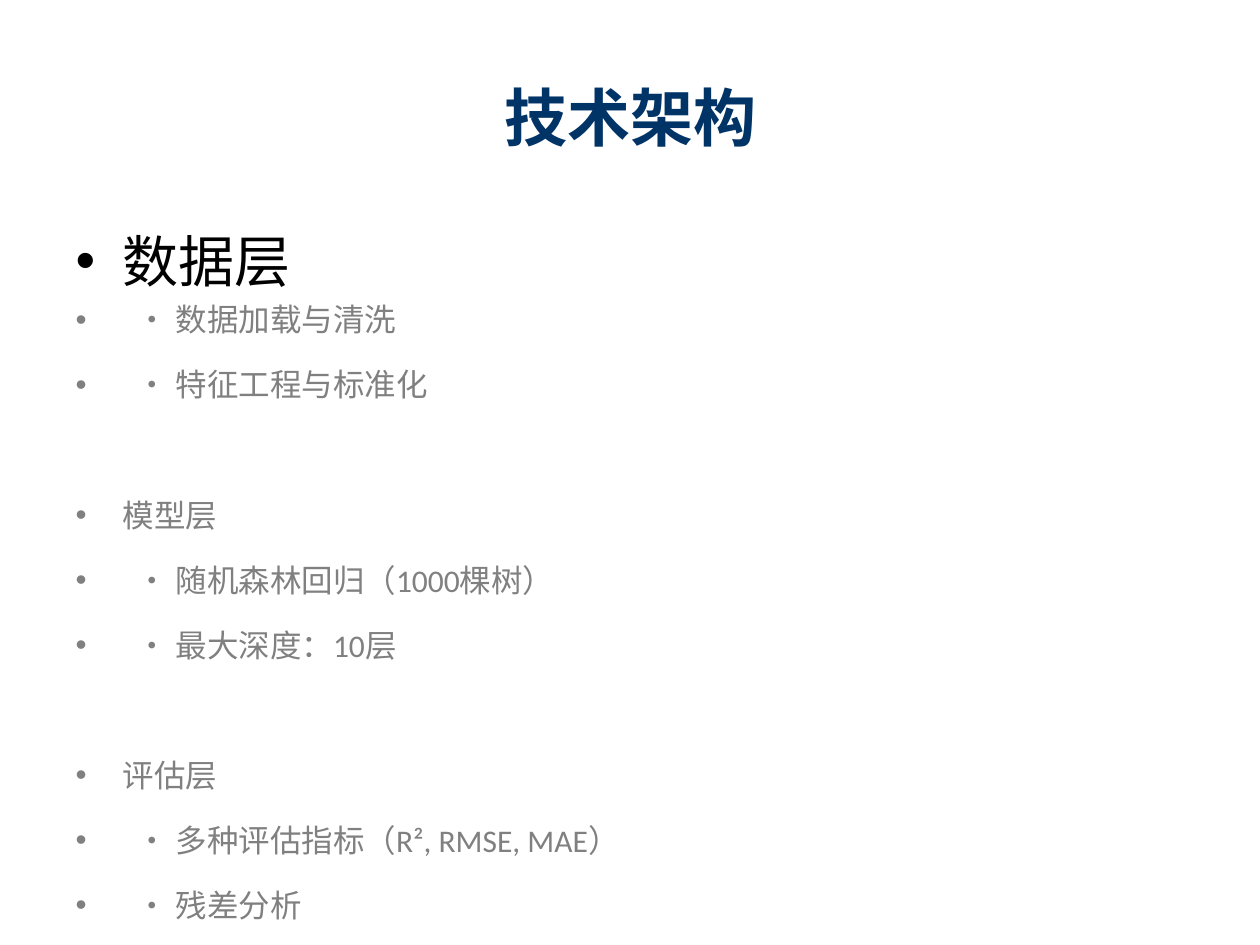
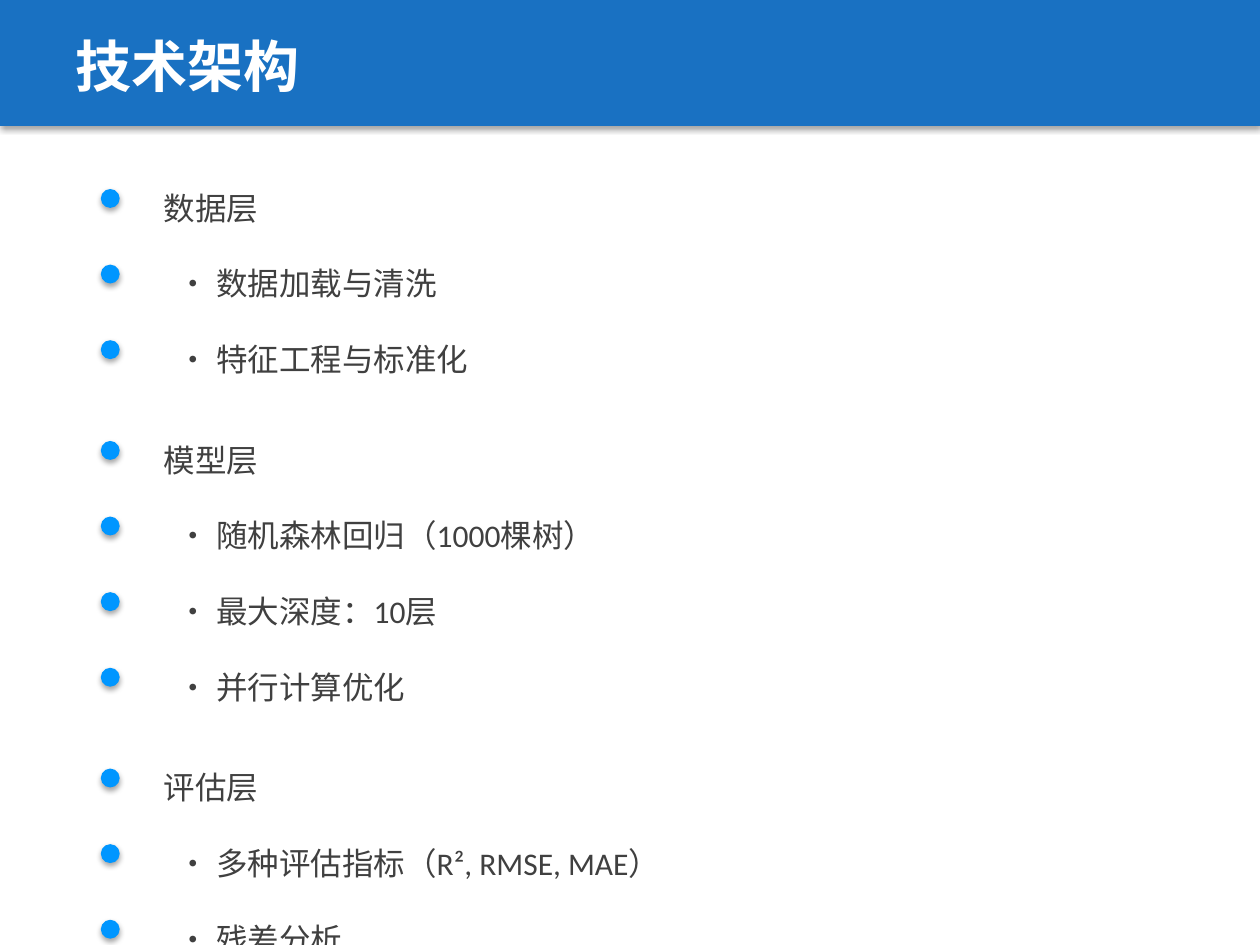
Before and after one commit to Dearlimg/bikeproblem, a slide deck: slide 8 of doc/共享单车租赁预测系统.pptx. Drawn at 1260x945 pixels with LibreOffice and Linux fonts; fonts in the diff are those of the drawing. Boxes give left, top, right and bottom in pixels: in the first picture for what was removed or moved away, otherwise in the second. Text is boxed around its words. In the diff, an @@ line names an element or a change of style, - is before the commit and + after.

```diff
--- a/doc/共享单车租赁预测系统.pptx
+++ b/doc/共享单车租赁预测系统.pptx
@@ rectangle added at [0,0,1260,126], fill #1971C2 @@
@@ text "技术架构": place and size @@
-text "技术架构" at [504,87,756,147]
+text "技术架构" at [75,39,299,92]
@@ text "技术架构" at [75,39,299,92]: size 36 to 32 pt, text colour #003366 to #FFFFFF; alignment centre to left; vertical alignment middle to top @@
@@ ellipse added at [101,189,120,208], fill #0096FF @@
@@ text added at [164,193,258,223], 18 pt, text #404040 @@
+数据层
@@ text removed at [123,235,619,920] @@
-• 数据层
-• • 数据加载与清洗
-• • 特征工程与标准化
-• 模型层
-• • 随机森林回归（1000棵树）
-• • 最大深度：10层
-• 评估层
-• • 多种评估指标（R², RMSE, MAE）
-• • 残差分析
-• • 特征重要性分析
@@ ellipse added at [101,265,120,284], fill #0096FF @@
@@ text added at [216,268,436,298], 18 pt, text #404040 @@
+• 数据加载与清洗
@@ ellipse added at [101,340,120,359], fill #0096FF @@
@@ text added at [216,344,468,374], 18 pt, text #404040 @@
+• 特征工程与标准化
@@ ellipse added at [101,441,120,460], fill #0096FF @@
@@ text added at [164,445,258,475], 18 pt, text #404040 @@
+模型层
@@ ellipse added at [101,517,120,536], fill #0096FF @@
@@ text added at [216,520,595,550], 18 pt, text #404040 @@
+• 随机森林回归（1000棵树）
@@ ellipse added at [101,592,120,611], fill #0096FF @@
@@ text added at [216,596,437,626], 18 pt, text #404040 @@
+• 最大深度：10层
@@ ellipse added at [101,668,120,687], fill #0096FF @@
@@ text added at [216,672,405,702], 18 pt, text #404040 @@
+• 并行计算优化
@@ ellipse added at [101,769,120,788], fill #0096FF @@
@@ text added at [164,772,258,802], 18 pt, text #404040 @@
+评估层
@@ ellipse added at [101,844,120,863], fill #0096FF @@
@@ text added at [216,848,660,879], 18 pt, text #404040 @@
+• 多种评估指标（R², RMSE, MAE）
@@ ellipse added at [101,920,120,939], fill #0096FF @@
@@ text added at [151,914,1159,945], 18 pt, text #404040 @@
+• 残差分析
```
Also in this commit, not shown: 7 other slides changed, 1 slide added, 1 slide removed, 1 other file.
